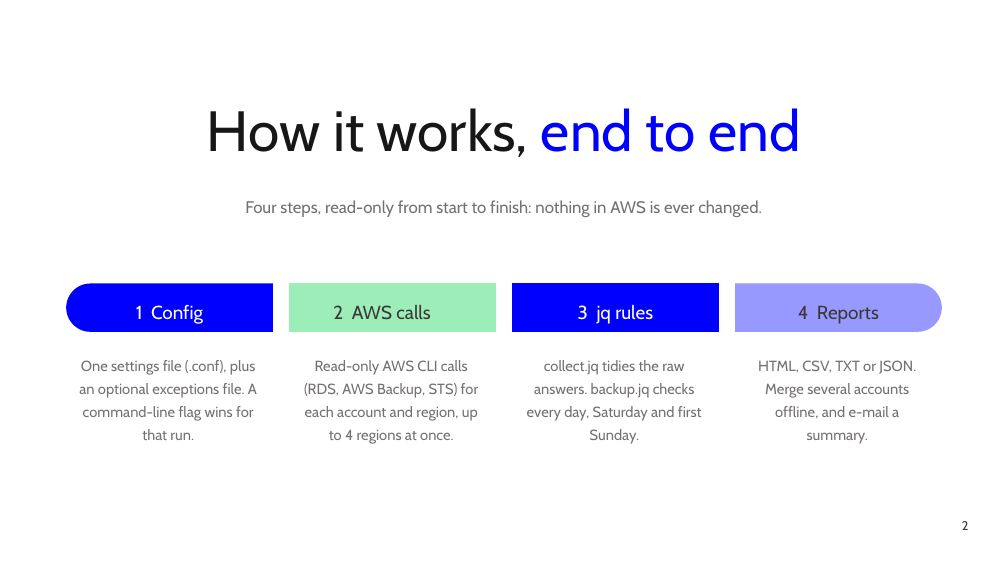
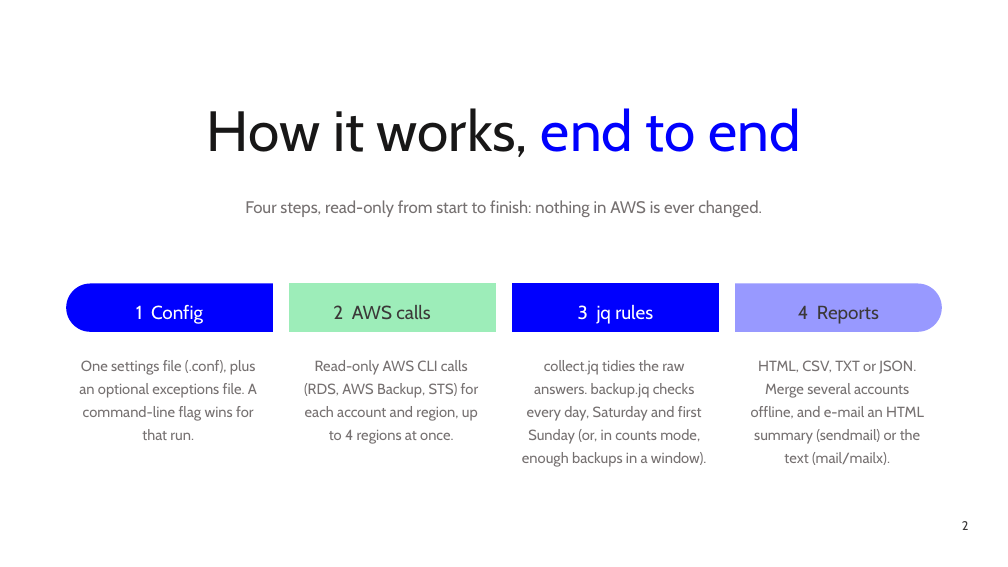
Before and after one commit to manideepgrandhi/rds-backup-compliance, a slide deck: slide 2 of docs/RDS_Backup_Compliance_Walkthrough.pptx. Drawn at 1008x567 pixels with LibreOffice and Linux fonts; fonts in the diff are those of the drawing. Boxes give left, top, right and bottom in pixels: in the first picture for what was removed or moved away, otherwise in the second. Text is boxed around its words. In the diff, an @@ line names an element or a change of style, - is before the commit and + after.

Commit message:
Walkthrough deck: refresh to v1.8.0
Update the 20-slide team deck: version 1.8.0, 44 settings, 814 checks,
alert_email.jq, check-mode and attach-* keys, and verbatim code citations
moved to the current line numbers (A4 916-925, A5 67-68 and 71-78, A6 358-364).

```diff
--- a/docs/RDS_Backup_Compliance_Walkthrough.pptx
+++ b/docs/RDS_Backup_Compliance_Walkthrough.pptx
@@ text at <box>522,360,706,467</box>: text changed @@
-collect.jq tidies the raw answers. backup.jq checks every day, Saturday and first Sunday.
+collect.jq tidies the raw answers. backup.jq checks every day, Saturday and first Sunday (or, in counts mode, enough backups in a window).
@@ text at <box>751,360,924,465</box>: text changed @@
-HTML, CSV, TXT or JSON. Merge several accounts offline, and e-mail a summary.
+HTML, CSV, TXT or JSON. Merge several accounts offline, and e-mail an HTML summary (sendmail) or the text (mail/mailx).
```
Also in this commit, not shown: 10 other slides changed.
